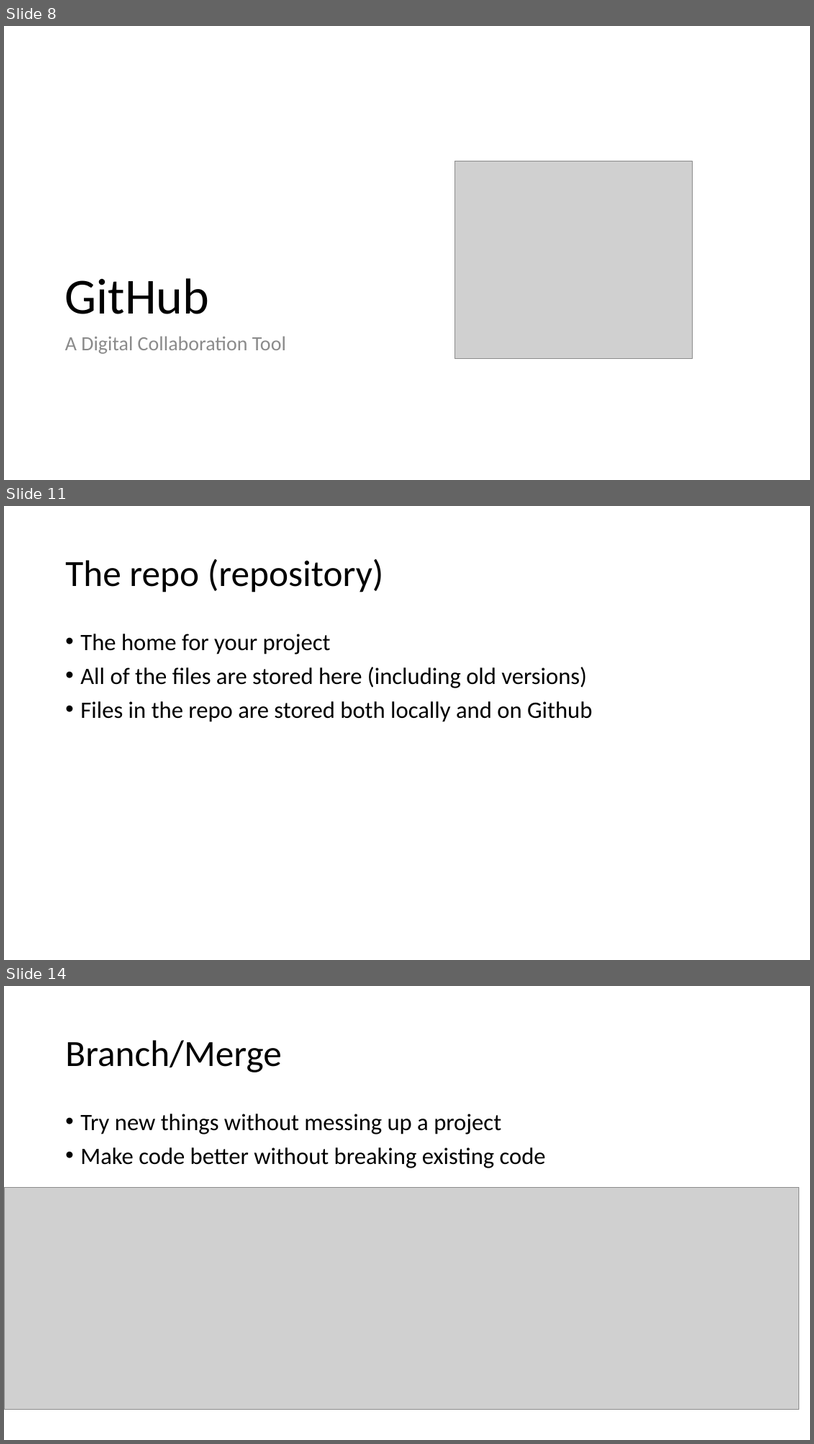
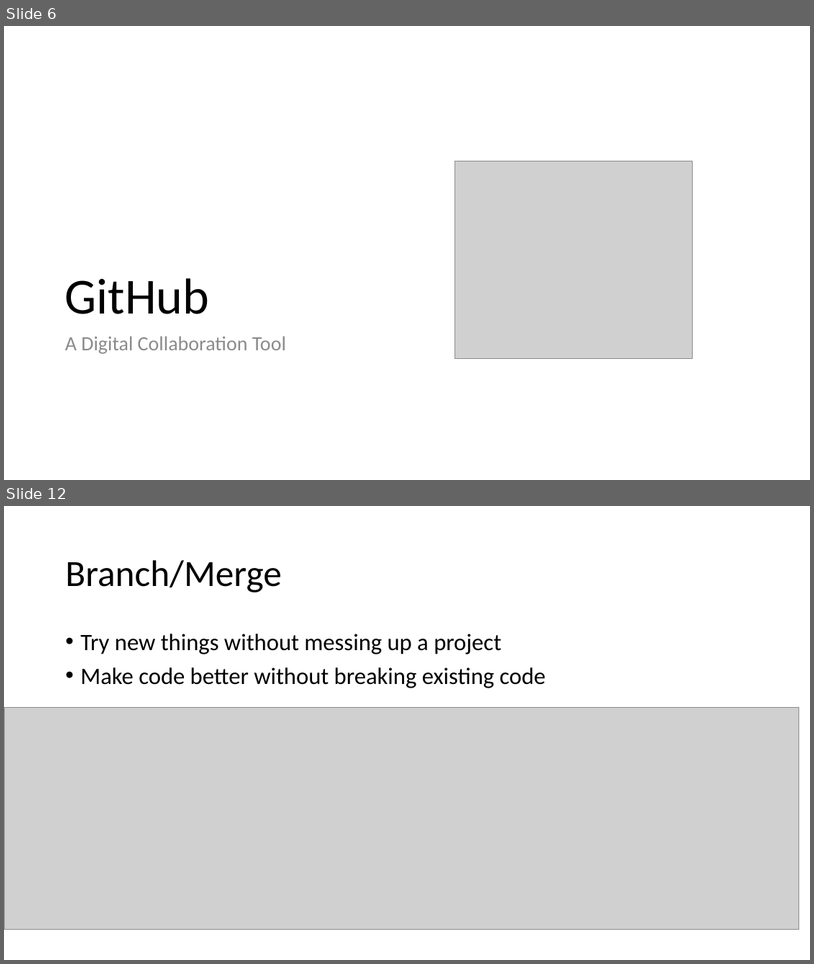
Before and after one commit to ReproducibleQM/n_commandments, a slide deck: pres_deck.pptx. Shown one above the other, each under a label of ours: slides 8, 11 and 14 before the commit, slides 6 and 12 after it; the slides between them are not shown. The pictures are 814x1444 and 814x964 pixels, drawn with LibreOffice and Linux fonts; fonts in the diff are those of the drawing; grey boxes stand for pictures. Boxes give left, top, right and bottom in pixels: in the first picture for what was removed or moved away, otherwise in the second. Text is boxed around its words. In the diff, an @@ line names an element or a change of style, - is before the commit and + after.

```diff
--- a/pres_deck.pptx
+++ b/pres_deck.pptx
@@ slide 11 removed at (x1=4, y1=506, x2=810, y2=960), background #FFFFFF @@
@@ title removed at (x1=65, y1=559, x2=384, y2=592) @@
-The repo (repository)
@@ text removed at (x1=80, y1=633, x2=592, y2=722) @@
-• The home for your project
-• All of the files are stored here (including old versions)
-• Files in the repo are stored both locally and on Github
@@ what was slide 8 is now slide 6 @@
@@ what was slide 14 is now slide 12 @@
```
Also in this commit, not shown: 7 slides changed, 2 slides added, 13 other slides removed.
